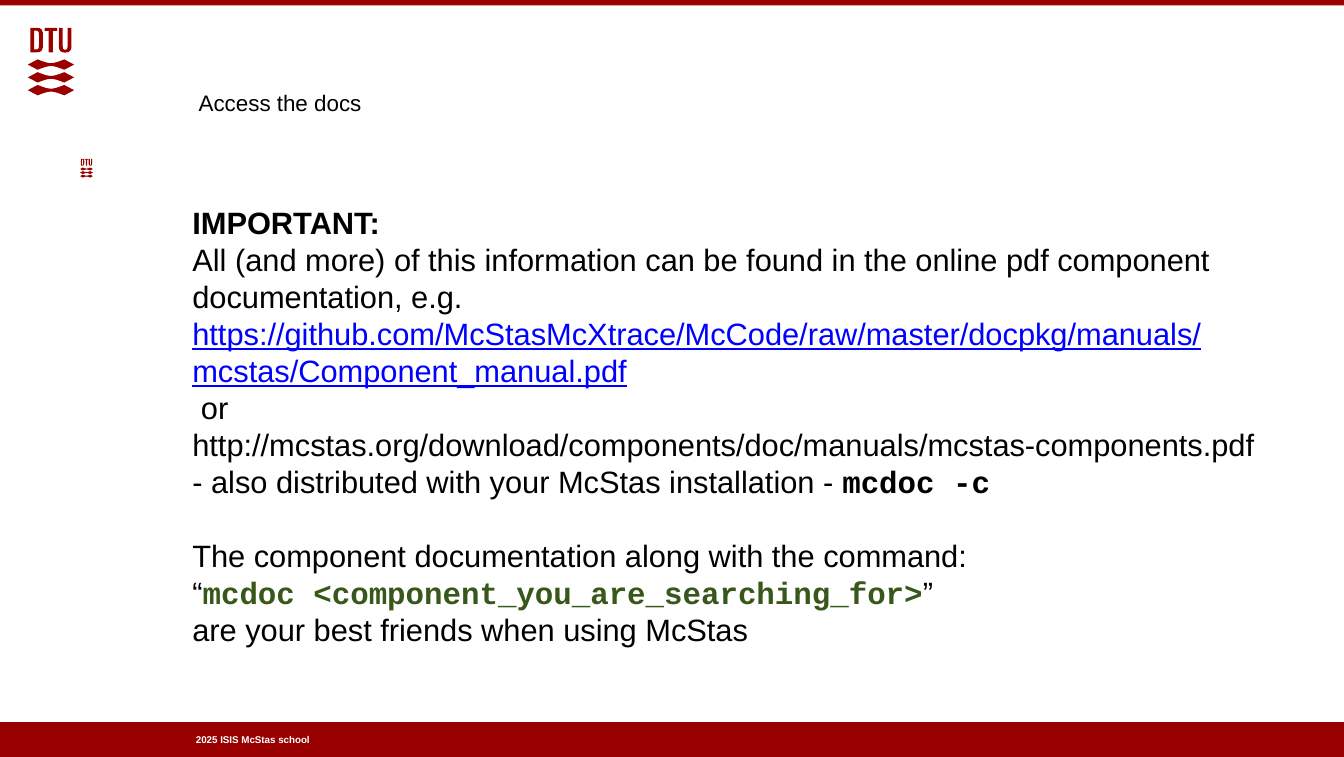
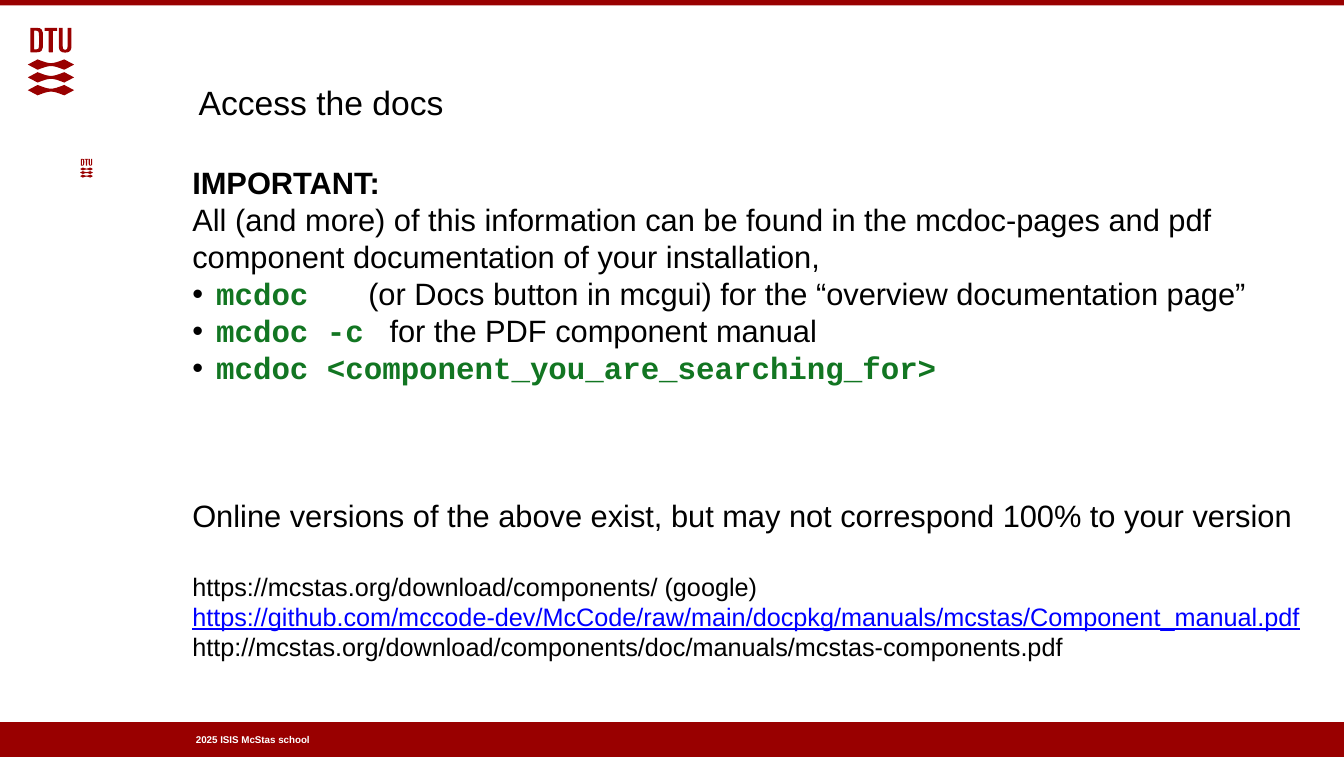
Before and after one commit to mccode-dev/Schools, a slide deck: slide 3 of 2025/ISIS_November_2025/1_Tuesday_November_4th/2_Component_basics/odp/2_Sources_and_Monitors_part1.odp. Drawn at 1344x757 pixels with LibreOffice and Linux fonts; fonts in the diff are those of the drawing; background and template pictures are left out. Boxes give left, top, right and bottom in pixels: in the first picture for what was removed or moved away, otherwise in the second. Text is boxed around its words. In the diff, an @@ line names an element or a change of style, - is before the commit and + after.

```diff
--- a/2025/ISIS_November_2025/1_Tuesday_November_4th/2_Component_basics/odp/2_Sources_and_Monitors_part1.odp
+++ b/2025/ISIS_November_2025/1_Tuesday_November_4th/2_Component_basics/odp/2_Sources_and_Monitors_part1.odp
@@ title "Access the docs" at box(199, 90, 443, 116): size 16 to 24 pt @@
@@ text "IMPORTANT:": place and size @@
-text "IMPORTANT:" at box(192, 212, 1254, 646)
+text "IMPORTANT:" at box(192, 172, 1299, 662)
@@ text at box(192, 208, 1299, 632): text changed; text colour #0000FF to #000000 @@
-All (and more) of this information can be found in the online pdf component documentation, e.g.
-https://github.com/McStasMcXtrace/McCode/raw/master/docpkg/manuals/mcstas/Component_manual.pdf
-or
+All (and more) of this information can be found in the mcdoc-pages and pdf component documentation of your installation,
+• mcdoc (or Docs button in mcgui) for the “overview documentation page”
+• mcdoc -c for the PDF component manual
+• mcdoc <component_you_are_searching_for>
+Online versions of the above exist, but may not correspond 100% to your version
+https://mcstas.org/download/components/ (google)
+https://github.com/mccode-dev/McCode/raw/main/docpkg/manuals/mcstas/Component_manual.pdf
@@ text at box(192, 470, 990, 646): paragraphs removed @@
-- also distributed with your McStas installation - mcdoc -c
-The component documentation along with the command:
-“mcdoc <component_you_are_searching_for>”
-are your best friends when using McStas
@@ text at box(192, 637, 1062, 662): size 22 to 18 pt in "http://mcstas.org/download/components/doc/manuals/mcstas-com ..." @@
```
Also in this commit, not shown: 2 other slides changed, 1 other file.
